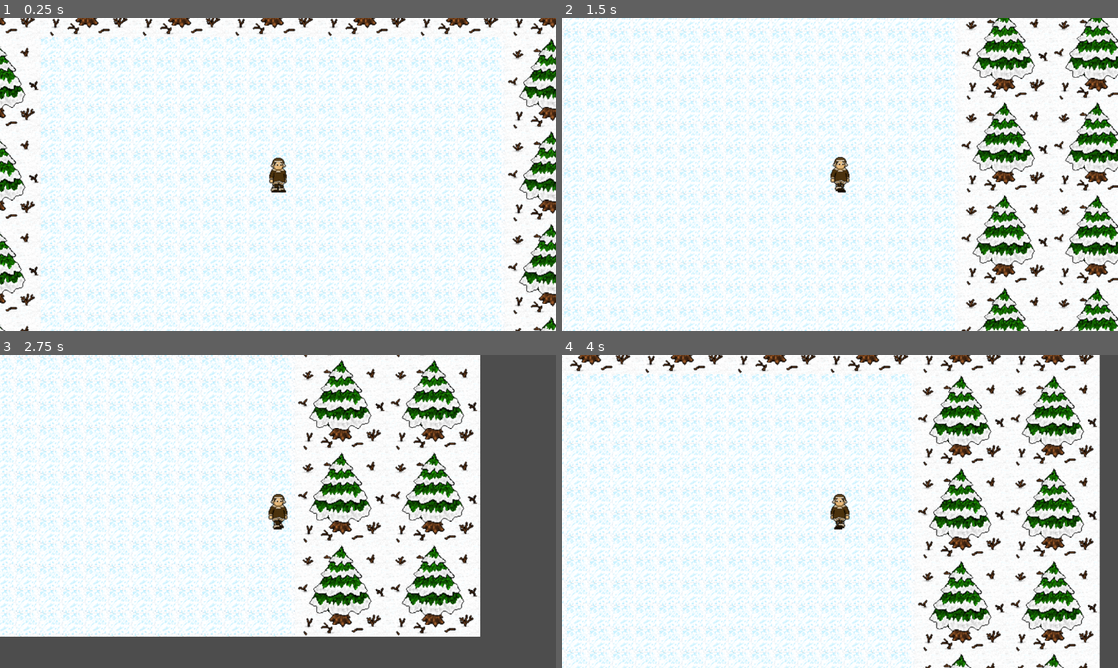
Above: before the commit, frames 1-4 (two rows, left to right).
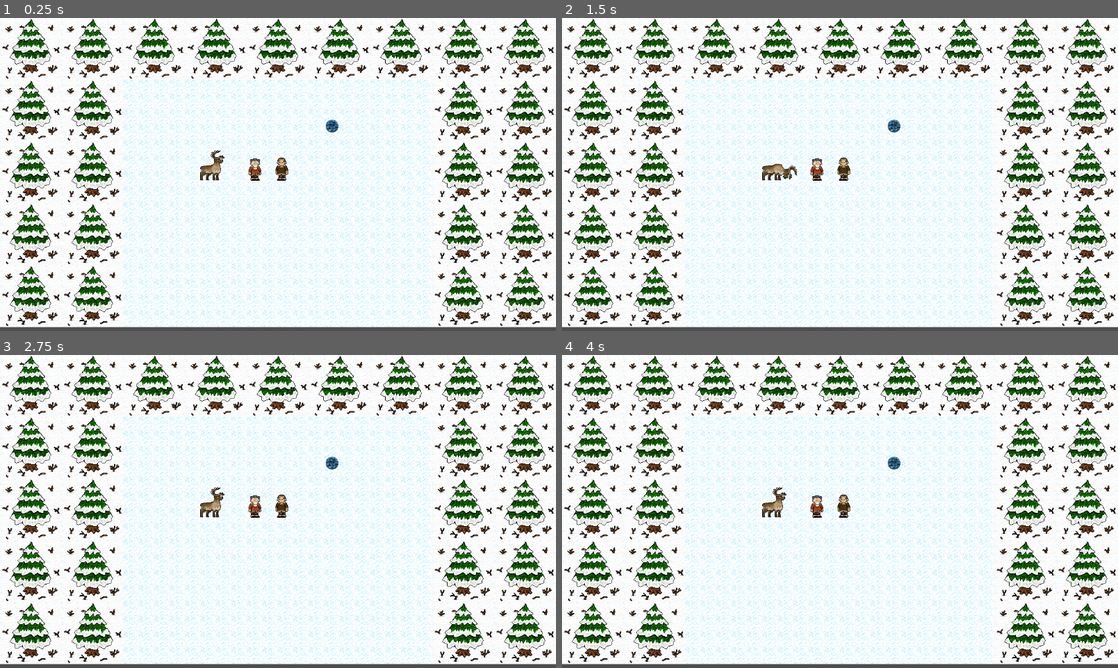
Above: after the commit, the same moments.

Repository: xkolyaskin/Mycrosoffed-Studios
Game: Godot game, scene res://Game.tscn
Two runs of this game, one before a commit and one after it. Both use one fixed random seed, a clock stepped at 60 frames per second and the inputs below. This scene is started directly instead of the project's main scene.
Inputs:
- Up to frame 1 (0.25 s): no input
- Up to frame 2 (1.5 s): tap Enter at 0.5 s; hold D (move_right) 0.53-1.28 s; tap Space (interact) at 0.6, 1.35 s; hold S (move_down) from 1.28 s (still down)
- Up to frame 3 (2.75 s): release S (move_down) at 2.03 s; hold D (move_right) from 2.03 s (still down); tap Space (interact) at 2.1 s
- Up to frame 4 (4 s): release D (move_right) at 2.78 s; hold W (move_up) 2.78-3.53 s; tap Space (interact) at 2.85, 3.6 s; hold A (move_left) from 3.53 s (still down)

The runs differ from the first frame. In frame 1, 37% of the frame differs, in the area x 0-100%, y 0-100%; in frame 2, 38%; in frame 3, 51%, in the area x 0-100%, y 0-99%; in frame 4, 41%.

Commit message:
diagogue screen plus fishing stuff

Diff:
--- a/new-game-project/Game.tscn
+++ b/new-game-project/Game.tscn
@@ -1,8 +1,14 @@
-[gd_scene load_steps=7 format=4 uid="uid://by3pqdi07jfji"]
+[gd_scene load_steps=14 format=4 uid="uid://by3pqdi07jfji"]
 
+[ext_resource type="Script" uid="uid://wdseijdxrxfj" path="res://dialogue.gd" id="1_2vekm"]
 [ext_resource type="Texture2D" uid="uid://bc8gssfnyiylq" path="res://Visual Assets/Backgrounds/Ice Background Texture.png" id="1_u44n3"]
-[ext_resource type="PackedScene" uid="uid://d0h7s2b3qj6hu" path="res://player.tscn" id="1_wbfu4"]
 [ext_resource type="Texture2D" uid="uid://dck2ocisxiwrm" path="res://Visual Assets/Backgrounds/Tree border 128x128.png" id="2_sb48q"]
+[ext_resource type="Texture2D" uid="uid://cx75h4nynfjqq" path="res://Visual Assets/Backgrounds/Ice With Hole Background Texture.png" id="3_t88pq"]
+[ext_resource type="Texture2D" uid="uid://b18t5ixdd12gr" path="res://Visual Assets/Character Sprites/Lore Guy.png" id="5_r0x5m"]
+[ext_resource type="Texture2D" uid="uid://b5epith20tq53" path="res://Visual Assets/Character Sprites/Character - Standing.png" id="6_2vekm"]
+[ext_resource type="Script" uid="uid://dq8oiu0ybtfsw" path="res://lore_guy_reindeer.gd" id="6_joorw"]
+[ext_resource type="Texture2D" uid="uid://65018yutcqm8" path="res://Visual Assets/Animals/Reindeer-1.png.png" id="7_2vekm"]
+[ext_resource type="Texture2D" uid="uid://dgn8al7ouamdk" path="res://Visual Assets/Animals/Reindeer Eating Placeholder.png" id="8_yx171"]
 
 [sub_resource type="TileSetAtlasSource" id="TileSetAtlasSource_t88pq"]
 texture = ExtResource("1_u44n3")
@@ -82,11 +88,44 @@
 sources/0 = SubResource("TileSetAtlasSource_t88pq")
 sources/1 = SubResource("TileSetAtlasSource_r0x5m")
 
+[sub_resource type="RectangleShape2D" id="RectangleShape2D_yhmtn"]
+
 [node name="Dialogue" type="Node2D"]
+script = ExtResource("1_2vekm")
 
 [node name="TileMapLayer" type="TileMapLayer" parent="."]
 tile_map_data = PackedByteArray("AAAAAAAAAQAAAAAAAAAAAAEAAQAAAAEAAAAAAAIAAQAAAAIAAAAAAAMAAQAAAAMAAAAAAAQAAQAAAAQAAAAAAA …(46000 unchanged characters)…
 tile_set = SubResource("TileSet_3mrqo")
 
-[node name="Player" parent="." instance=ExtResource("1_wbfu4")]
-position = Vector2(583, 317)
+[node name="IceWithHoleBackgroundTexture" type="Sprite2D" parent="."]
+position = Vector2(688, 224)
+texture = ExtResource("3_t88pq")
+
+[node name="LoreGuy" type="Sprite2D" parent="."]
+position = Vector2(528, 312)
+texture = ExtResource("5_r0x5m")
+
+[node name="Character-Standing" type="Sprite2D" parent="."]
+position = Vector2(584, 312)
+texture = ExtResource("6_2vekm")
+flip_h = true
+
+[node name="LoreGuyReindeer" type="StaticBody2D" parent="."]
+script = ExtResource("6_joorw")
+
+[node name="CollisionShape2D" type="CollisionShape2D" parent="LoreGuyReindeer"]
+shape = SubResource("RectangleShape2D_yhmtn")
+
+[node name="Reindeer-1_png" type="Sprite2D" parent="LoreGuyReindeer"]
+position = Vector2(440, 304)
+texture = ExtResource("7_2vekm")
+
+[node name="ReindeerEatingPlaceholder" type="Sprite2D" parent="LoreGuyReindeer"]
+visible = false
+position = Vector2(440, 304)
+texture = ExtResource("8_yx171")
+
+[node name="Timer" type="Timer" parent="LoreGuyReindeer"]
+autostart = true
+
+[connection signal="timeout" from="LoreGuyReindeer/Timer" to="LoreGuyReindeer" method="_on_timer_timeout"]
--- /dev/null
+++ b/new-game-project/dialogue.gd
@@ -0,0 +1,4 @@
+extends Node2D
+
+func _ready():
+	return
--- /dev/null
+++ b/new-game-project/fishing_rect_2.tscn
@@ -0,0 +1,10 @@
+[gd_scene format=3 uid="uid://dflrpmqwscvcv"]
+
+[node name="FishingRect" type="ColorRect"]
+z_index = -1
+z_as_relative = false
+offset_left = 1.0
+offset_top = -72.0
+offset_right = 31.0
+offset_bottom = -49.0
+color = Color(0, 0.756863, 0.054902, 1)
--- /dev/null
+++ b/new-game-project/lore_guy_reindeer.gd
@@ -0,0 +1,12 @@
+extends StaticBody2D
+
+var is_eating = 0
+
+func _on_timer_timeout():
+	if (is_eating % 5 == 0):
+		$"Reindeer-1_png".visible = false
+		$"ReindeerEatingPlaceholder".visible = true
+	else:
+		$"Reindeer-1_png".visible = true
+		$"ReindeerEatingPlaceholder".visible = false
+	is_eating += 1
--- a/new-game-project/player.gd
+++ b/new-game-project/player.gd
@@ -1,14 +1,22 @@
 extends CharacterBody2D
 var fishing = false
-
+var can_move = true
 
 @onready
 var _animatedBody = $PlayerSprite/AnimatedSprite2D
+
+func set_can_move(tf):
+	can_move = tf
+
+func get_can_move() -> bool:
+	return can_move
 
 func _ready():
 	add_to_group("player")
 
 func _physics_process(delta):
+	if not can_move:
+		_animatedBody.flip_h=true
 	var direction = Input.get_vector("move_left","move_right","move_up","move_down")
 	velocity = direction * 200
 	if velocity != Vector2.ZERO:
@@ -43,29 +51,21 @@
 	var speed = 3
 
 
-	#load interval
-	var fishing_rect = preload("res://fishing_rect.tscn")
-	var right_interval = fishing_rect.instantiate()
-	var left_interval = fishing_rect.instantiate()
+	var fishing_rect_2 = preload("res://fishing_rect_2.tscn").instantiate()
+	%PathFollow2D.progress_ratio = interval_start
+	fishing_rect_2.global_position = %PathFollow2D.position
+	fishing_rect_2.global_position += Vector2(0,-11)
+	%PathFollow2D.get_parent().add_child(fishing_rect_2)
+	fishing_rect_2.z_index = 100
 
-	#make 2 rectangles for interval
-	%PathFollow2D.progress_ratio = interval_start
-	left_interval.global_position = %PathFollow2D.position
 
-	%PathFollow2D.progress_ratio = interval_end
-	right_interval.global_position = %PathFollow2D.position
 
-	%PathFollow2D.get_parent().add_child(left_interval)
-	%PathFollow2D.get_parent().add_child(right_interval)
-	left_interval.z_index = 100
-	right_interval.z_index = 100
 	var overlapping_bodies = %HurtBox.get_overlapping_bodies()
 	#fishing sequence
 	while not has_caught:
 		overlapping_bodies = %HurtBox.get_overlapping_bodies()
 		if overlapping_bodies.size() == 0:
-			left_interval.queue_free()
-			right_interval.queue_free()
+			fishing_rect_2.queue_free()
 			fishing = false
 			%FishingBar.visible = false
 			return
@@ -103,7 +103,6 @@
 	get_parent().inc_score()
 
 	%FishingBar.visible = false
-	left_interval.queue_free()
-	right_interval.queue_free()
+	fishing_rect_2.queue_free()
 
 	fishing = false
--- a/new-game-project/player.tscn
+++ b/new-game-project/player.tscn
@@ -34,12 +34,29 @@
 "speed": 5.0
 }]
 
+[sub_resource type="StyleBoxFlat" id="StyleBoxFlat_1jxqw"]
+bg_color = Color(1, 0.345098, 0.278431, 1)
+border_width_left = 2
+border_width_top = 2
+border_width_right = 2
+border_width_bottom = 2
+border_color = Color(0, 0, 0, 0.690196)
+corner_radius_top_left = 1
+corner_radius_top_right = 1
+corner_radius_bottom_right = 1
+corner_radius_bottom_left = 1
+
 [sub_resource type="StyleBoxFlat" id="StyleBoxFlat_onrkg"]
-bg_color = Color(1.29953e-06, 0.728303, 0.0347789, 1)
+bg_color = Color(0, 0.634891, 0.964569, 0.501961)
+border_color = Color(0, 0, 0, 0.498039)
+corner_radius_top_left = 6
+corner_radius_top_right = 6
+corner_radius_bottom_right = 6
+corner_radius_bottom_left = 6
 
 [sub_resource type="Curve2D" id="Curve2D_onrkg"]
 _data = {
-"points": PackedVector2Array(0, 0, 0, 0, -74, -63, 0, 0, 0, 0, 75, -64)
+"points": PackedVector2Array(0, 0, 0, 0, -74, -63, 0, 0, 0, 0, 74, -62)
 }
 point_count = 2
 
@@ -78,6 +95,7 @@
 offset_top = -76.0
 offset_right = 75.0
 offset_bottom = -49.0
+theme_override_styles/background = SubResource("StyleBoxFlat_1jxqw")
 theme_override_styles/fill = SubResource("StyleBoxFlat_onrkg")
 show_percentage = false
 
@@ -88,7 +106,7 @@
 [node name="PathFollow2D" type="PathFollow2D" parent="Path2D"]
 unique_name_in_owner = true
 position = Vector2(-74, -63)
-rotation = -0.00671131
+rotation = 0.00675665
 
 [node name="SalmonGainIcon-1_png" type="Sprite2D" parent="."]
 visible = false
Not shown, added: new-game-project/dialogue.gd.uid
Not shown, added: new-game-project/lore_guy_reindeer.gd.uid
Not shown: 1 places in new-game-project/player.tscn that only renumber resources
Not shown, added: new-game-project/fishing_minigame.tscn91500824014.tmp
